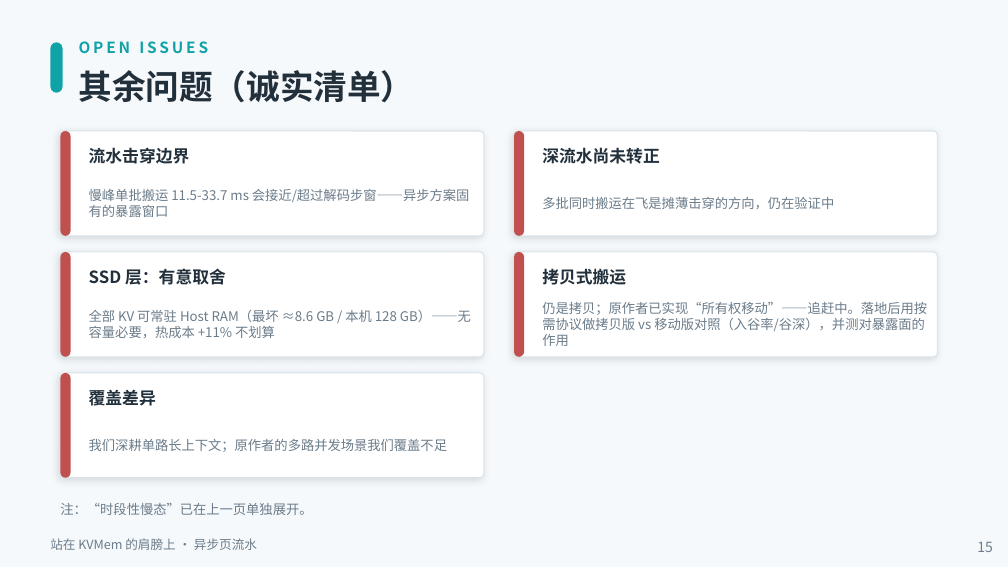
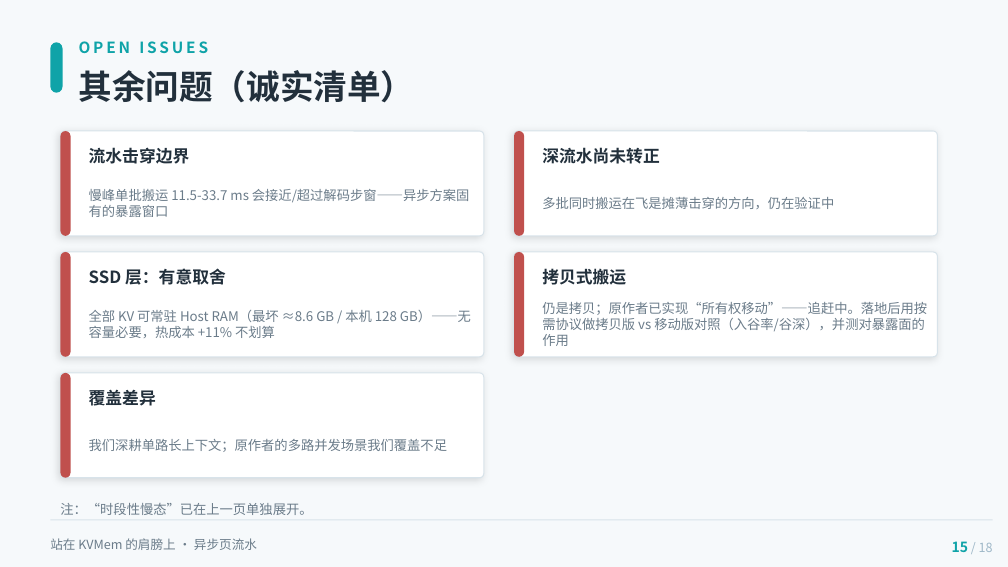
Before and after one commit to paicat1/Ninfer-KVMem-Async, a slide deck: slide 15 of docs/异步页流水-技术说明-美化版.pptx. Drawn at 1008x567 pixels with LibreOffice and Linux fonts; fonts in the diff are those of the drawing. Boxes give left, top, right and bottom in pixels: in the first picture for what was removed or moved away, otherwise in the second. Text is boxed around its words. In the diff, an @@ line names an element or a change of style, - is before the commit and + after.

```diff
--- a/docs/异步页流水-技术说明-美化版.pptx
+++ b/docs/异步页流水-技术说明-美化版.pptx
@@ rectangle added at box(50, 519, 993, 520), fill #D8E3EA @@
@@ text at box(952, 541, 993, 552): text changed; size 10 to 9 pt; text colour #6B7C8A to #9FB8C8 @@
-15
+15 / 18
```
Also in this commit, not shown: 16 other slides changed, 2 other files.
